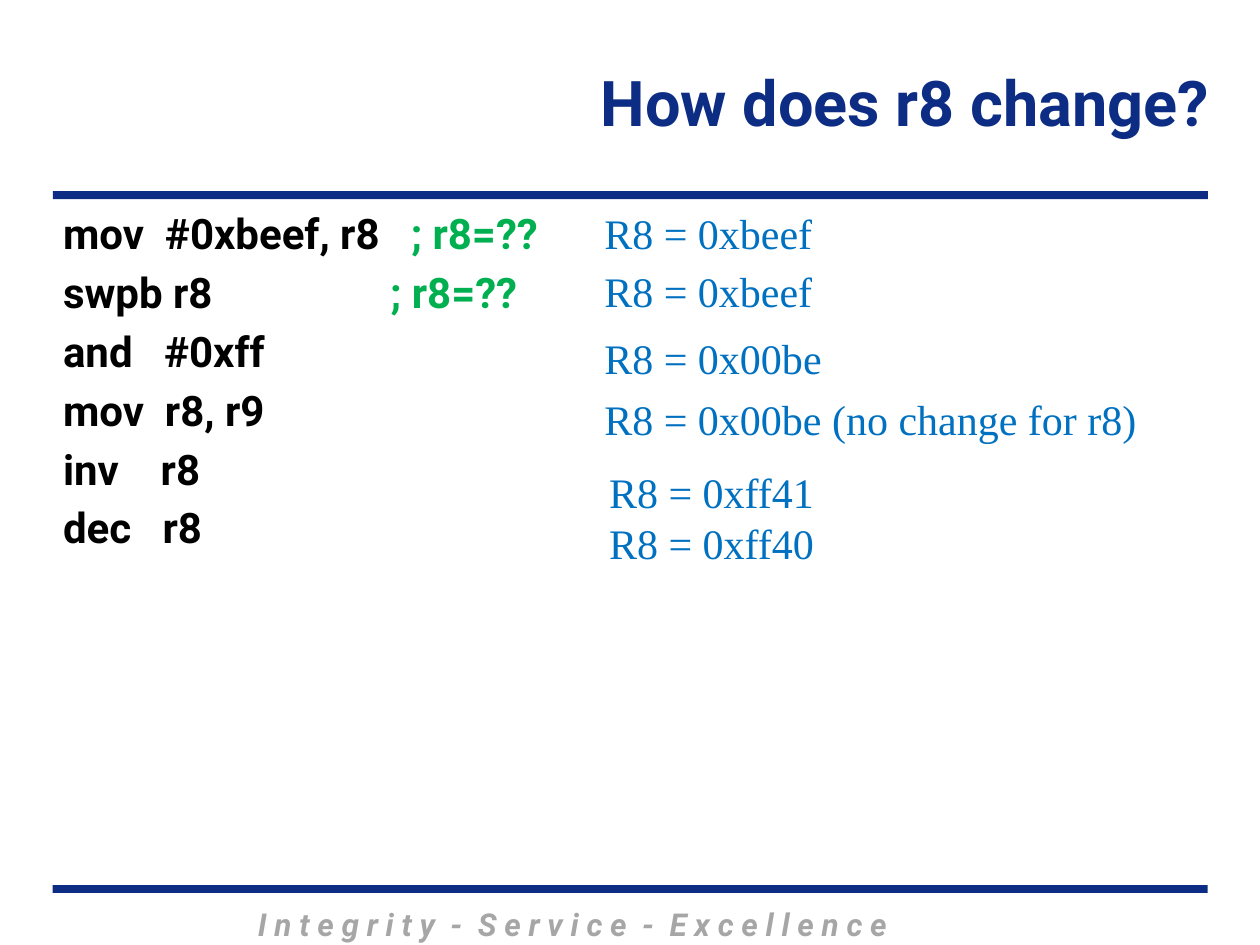
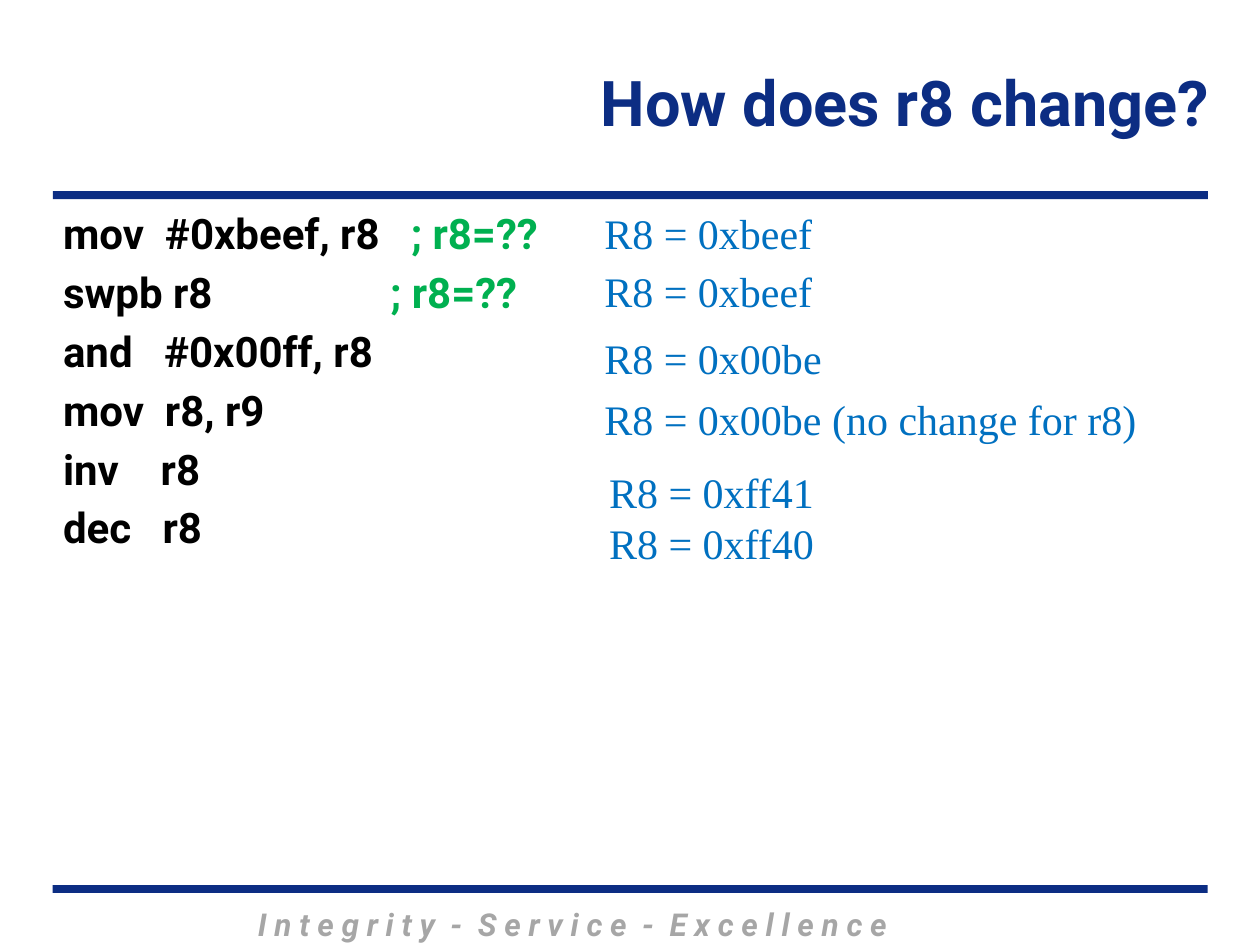
Before and after one commit to MarsUniversity/ECE382, a slide deck: slide 11 of source/lessons/lsn3-4-5/Lsn3-4-5.pptx. Drawn at 1260x945 pixels with LibreOffice and Linux fonts; fonts in the diff are those of the drawing; background and template pictures are left out. Boxes give left, top, right and bottom in pixels: in the first picture for what was removed or moved away, otherwise in the second. Text is boxed around its words. In the diff, an @@ line names an element or a change of style, - is before the commit and + after.

```diff
--- a/source/lessons/lsn3-4-5/Lsn3-4-5.pptx
+++ b/source/lessons/lsn3-4-5/Lsn3-4-5.pptx
@@ text at <box>63,335,372,375</box>: text changed @@
-and #0xff
+and #0x00ff, r8
```
Also in this commit, not shown: 1 other slide changed, 14 other files.
